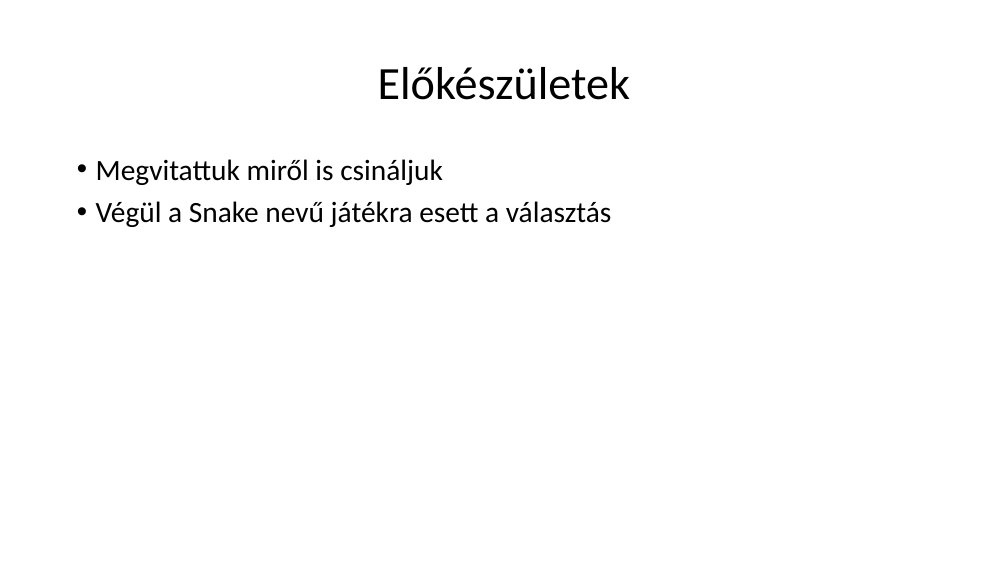
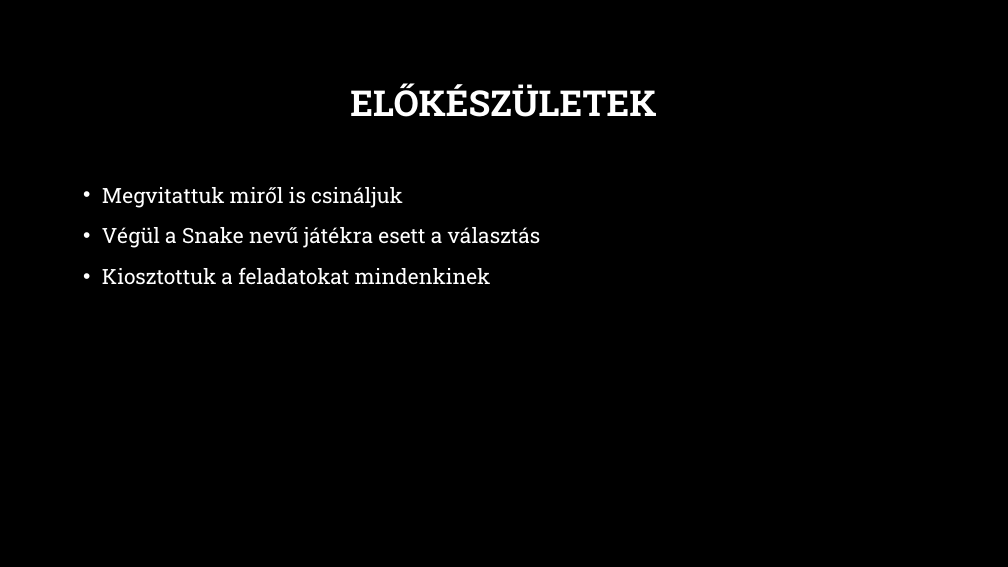
Before and after one commit to kizsi2019/KA_12D, a slide deck: slide 2 of Kocsis Balázs Tamás/ppt/Kelgyó projekt.pptx. Drawn at 1008x567 pixels with LibreOffice and Linux fonts; fonts in the diff are those of the drawing; background and template pictures are left out. Boxes give left, top, right and bottom in pixels: in the first picture for what was removed or moved away, otherwise in the second. Text is boxed around its words. In the diff, an @@ line names an element or a change of style, - is before the commit and + after.

```diff
--- a/Kocsis Balázs Tamás/ppt/Kelgyó projekt.pptx
+++ b/Kocsis Balázs Tamás/ppt/Kelgyó projekt.pptx
@@ background #FFFFFF to picture (left out) @@
@@ title at bbox=[350, 83, 656, 117]: text changed; size 44 to 34 pt; font Calibri to Roboto Slab; text colour #000000 to #FFFFFF; bold on @@
-Előkészületek
+ELŐKÉSZÜLETEK
@@ text "Megvitattuk miről is csináljuk": place and size @@
-text "Megvitattuk miről is csináljuk" at bbox=[96, 159, 612, 227]
+text "Megvitattuk miről is csináljuk" at bbox=[102, 187, 541, 285]
@@ text at bbox=[102, 187, 541, 248]: size 28 to 20 pt, font Calibri to Roboto Slab, text colour #000000 to #FFFFFF in "Megvitattuk miről is csináljuk", "Végül a Snake nevű játékra esett a ..."; line spacing 0.9 to 1.2 @@
@@ text at bbox=[102, 267, 491, 285]: paragraph added @@
+• Kiosztottuk a feladatokat mindenkinek
```
Also in this commit, not shown: 6 other slides changed, 2 slides added, 2 slides removed, 2 other files.
